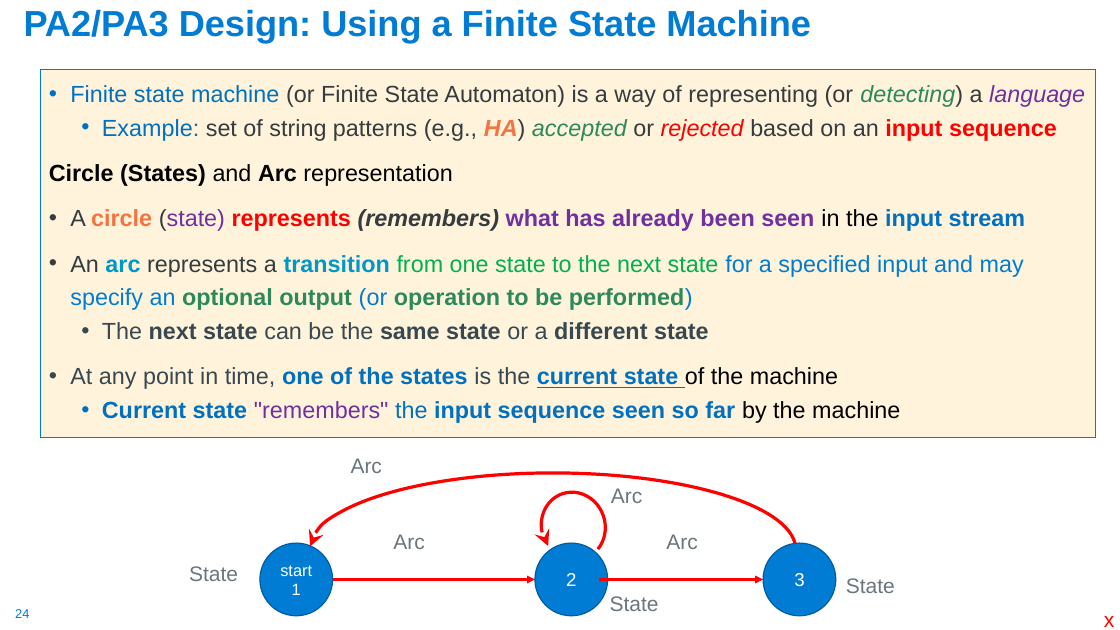
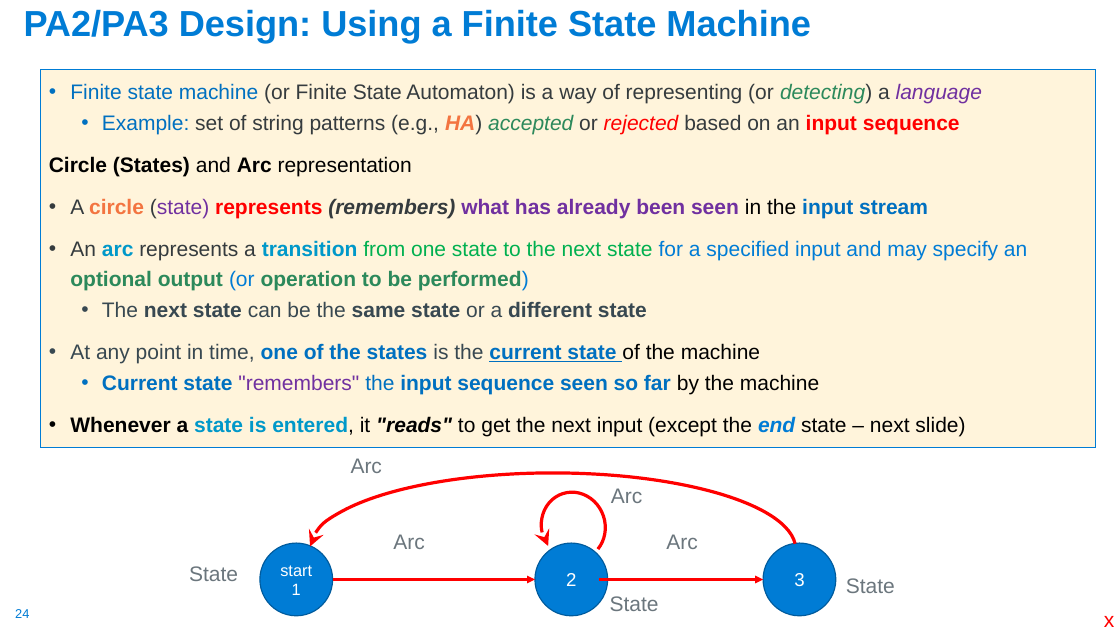
Before and after one commit to cse30-sp24/Muller-Slides, a slide deck: slide 24 of 01-C-Part1.pptx. Drawn at 1120x630 pixels with LibreOffice and Linux fonts; fonts in the diff are those of the drawing. Boxes give left, top, right and bottom in pixels: in the first picture for what was removed or moved away, otherwise in the second. Text is boxed around its words. In the diff, an @@ line names an element or a change of style, - is before the commit and + after.

```diff
--- a/01-C-Part1.pptx
+++ b/01-C-Part1.pptx
@@ text "Finite state machine (or Finite ...": place and size @@
-text "Finite state machine (or Finite ..." at bbox=[40, 70, 1096, 438]
+text "Finite state machine (or Finite ..." at bbox=[40, 70, 1096, 448]
@@ text at bbox=[49, 83, 1027, 394]: size 20 to 18 pt in "Finite state machine (or Finite State Automaton) ...", "Example: set of string patterns (e.g., HA) ...", "Circle (States) and Arc representation", "A circle (state) represents (remembers) what has ..." and 4 more places @@
@@ text at bbox=[70, 416, 965, 436]: paragraph added @@
+• Whenever a state is entered, it "reads" to get the next input (except the end state – next slide)
```
Also in this commit, not shown: 12 other slides changed, 1 slide added, 1 other file.
